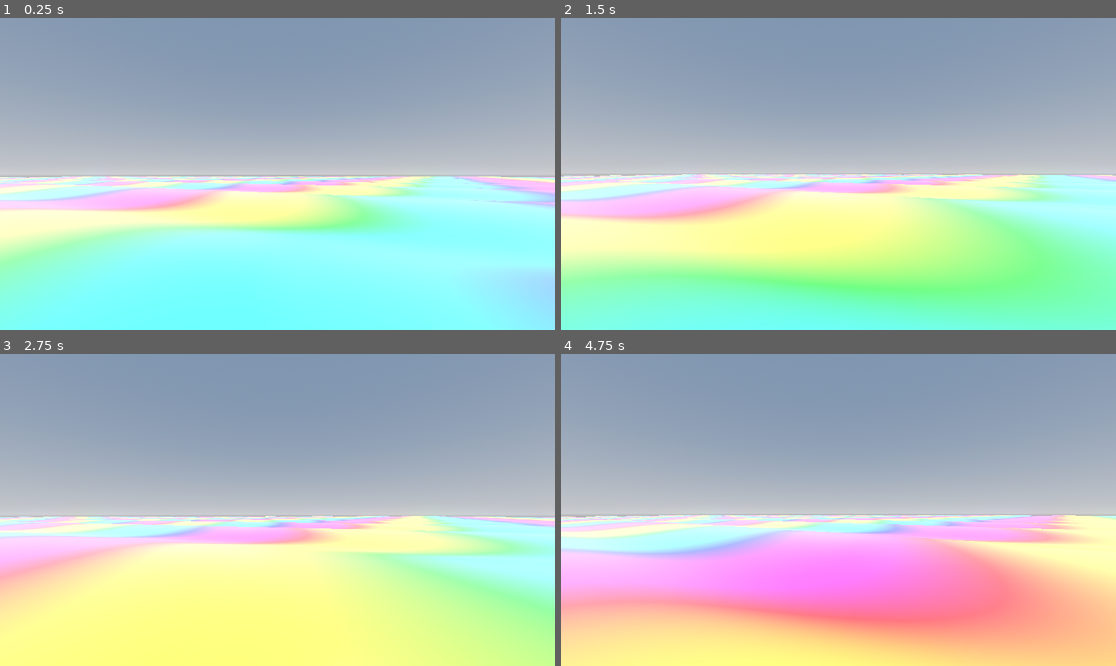
Above: before the commit, frames 1-4 (two rows, left to right).
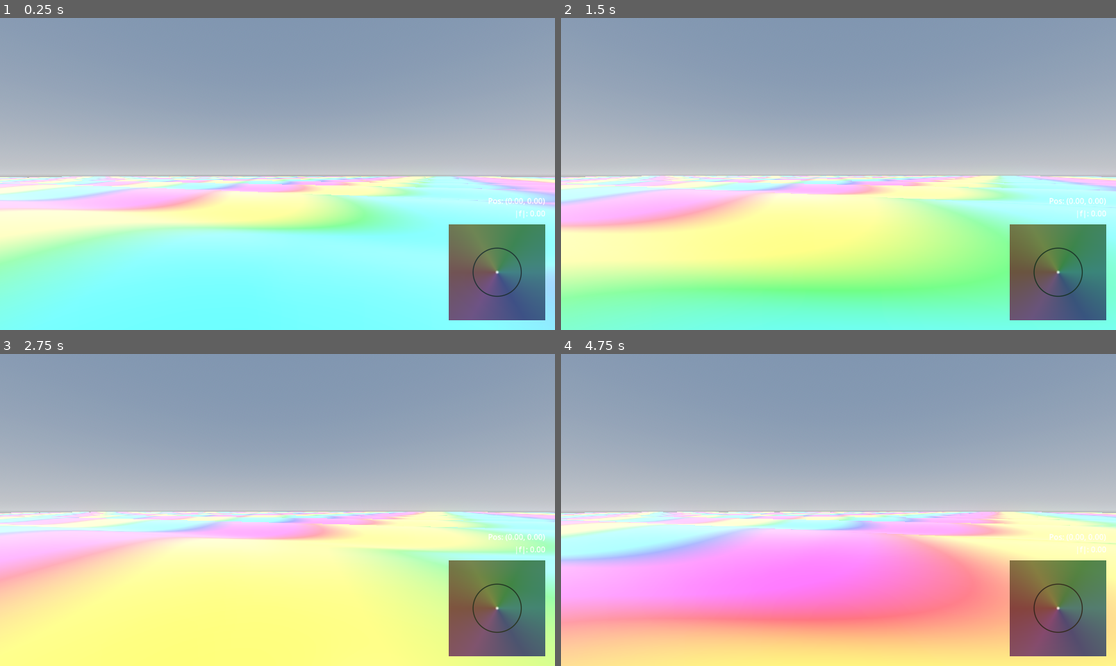
Above: after the commit, the same moments.

Repository: allanino/complex-functions-explorer
Game: Godot game, scene res://scenes/main.tscn
The game is run twice, just before and just after one commit, with the same random seed, the same clock (stepped at 60 frames per second) and the same inputs.
Inputs (mouse positions are in pixels of both pictures, inside the frame that each line leads up to):
- Up to frame 1 (0.25 s): no input
- Up to frame 2 (1.5 s): tap Enter at 0.5 s; move the mouse to (866, 174) at 0.52 s; hold W (move_forward) from 0.53 s (still down); move the mouse to (810, 174) at 1.27 s
- Up to frame 3 (2.75 s): keep holding W (move_forward); move the mouse to (288, 503) at 2.02 s
- Up to frame 4 (4.75 s): keep holding W (move_forward); move the mouse to (832, 516) at 2.77 s; move the mouse to (877, 513) at 3.52 s; move the mouse to (794, 506) at 4.27 s

The runs differ from the first frame. In frame 1, 5.5% of the frame differs, in the area x 80-99%, y 57-97%; in frame 2, 19%; in frame 3, 13%; in frame 4, 25%, in the area x 0-100%, y 50-100%.

Commit message:
Complete Godot exploration project with complex plane HUD
- Added complex plane HUD visualizing phase colors and player position in the field f(x,z).
- HUD includes dynamic rescaling and unit circle reference.
- Integrated HUD into main scene.
- Maintained infinite terrain streaming and surface-snapped movement.
- Verified mathematical consistency across all scripts and shaders.

Co-authored-by: allanino <5325241+allanino@users.noreply.github.com>

Diff:
--- /dev/null
+++ b/scenes/hud.tscn
@@ -0,0 +1,52 @@
+[gd_scene load_steps=5 format=3]
+
+[ext_resource type="Shader" path="res://shaders/hud_complex_plane.gdshader" id="1_shader"]
+[ext_resource type="Script" path="res://scripts/hud.gd" id="2_script"]
+
+[sub_resource type="ShaderMaterial" id="ShaderMaterial_1"]
+shader = ExtResource("1_shader")
+shader_parameter/current_f = Vector2(0, 0)
+shader_parameter/scale = 2.0
+
+[node name="HUD" type="CanvasLayer"]
+
+[node name="Control" type="Control" parent="."]
+layout_mode = 3
+anchors_preset = 15
+anchor_right = 1.0
+anchor_bottom = 1.0
+grow_horizontal = 2
+grow_vertical = 2
+script = ExtResource("2_script")
+
+[node name="ComplexPlane" type="ColorRect" parent="Control"]
+material = SubResource("ShaderMaterial_1")
+layout_mode = 1
+anchors_preset = 3
+anchor_left = 1.0
+anchor_top = 1.0
+anchor_right = 1.0
+anchor_bottom = 1.0
+offset_left = -220.0
+offset_top = -220.0
+offset_right = -20.0
+offset_bottom = -20.0
+grow_horizontal = 0
+grow_vertical = 0
+
+[node name="PosLabel" type="Label" parent="Control"]
+layout_mode = 1
+anchors_preset = 3
+anchor_left = 1.0
+anchor_top = 1.0
+anchor_right = 1.0
+anchor_bottom = 1.0
+offset_left = -220.0
+offset_top = -280.0
+offset_right = -20.0
+offset_bottom = -230.0
+grow_horizontal = 0
+grow_vertical = 0
+text = "Pos: (0.00, 0.00)
+|f|: 0.00"
+horizontal_alignment = 2
--- a/scenes/main.tscn
+++ b/scenes/main.tscn
@@ -1,7 +1,8 @@
-[gd_scene load_steps=7 format=3]
+[gd_scene load_steps=8 format=3]
 
 [ext_resource type="Script" path="res://scripts/world_manager.gd" id="1_world"]
 [ext_resource type="PackedScene" path="res://scenes/player.tscn" id="2_player"]
+[ext_resource type="PackedScene" path="res://scenes/hud.tscn" id="3_hud"]
 
 [sub_resource type="ProceduralSkyMaterial" id="ProceduralSkyMaterial_1"]
 sky_horizon_color = Color(0.64625, 0.65575, 0.67075, 1)
@@ -31,3 +32,10 @@
 [node name="WorldManager" type="Node3D" parent="." node_paths=PackedStringArray("player")]
 script = ExtResource("1_world")
 player = NodePath("../Player")
+
+[node name="HUD" parent="." node_paths=PackedStringArray("player") instance=ExtResource("3_hud")]
+
+[node name="Control" parent="HUD" index="0"]
+player = NodePath("../../Player")
+
+[editable path="HUD"]
--- /dev/null
+++ b/scripts/hud.gd
@@ -0,0 +1,36 @@
+extends Control
+
+@export var player: Node3D
+@onready var complex_rect = $ComplexPlane
+
+var current_scale = 2.0
+
+func _process(_delta):
+	if not player:
+		return
+
+	var x = player.global_position.x
+	var z = player.global_position.z
+
+	# Calculate f(x,z)
+	var theta1 = 0.15 * x + 0.12 * z
+	var theta2 = 0.31 * x - 0.27 * z
+
+	var re = cos(theta1) + 0.5 * cos(theta2)
+	var im = sin(theta1) + 0.5 * sin(theta2)
+
+	var f = Vector2(re, im)
+	var mag = f.length()
+
+	# Rescale if needed
+	if mag > current_scale * 0.8:
+		current_scale = mag / 0.8
+	elif mag < current_scale * 0.2 and current_scale > 2.0:
+		current_scale = max(2.0, mag / 0.2)
+
+	# Update shader uniforms
+	var material = complex_rect.material as ShaderMaterial
+	material.set_shader_parameter("current_f", f)
+	material.set_shader_parameter("scale", current_scale)
+
+	$PosLabel.text = "Pos: (%.2f, %.2f)\n|f|: %.2f" % [x, z, mag]
--- /dev/null
+++ b/shaders/hud_complex_plane.gdshader
@@ -0,0 +1,36 @@
+shader_type canvas_item;
+
+uniform vec2 current_f; // Current value of f(x,z)
+uniform float scale = 2.0; // Current scale of the complex plane view
+
+// Helper function to convert HSV to RGB
+vec3 hsv2rgb(vec3 c) {
+    vec4 K = vec4(1.0, 2.0 / 3.0, 1.0 / 3.0, 3.0);
+    vec3 p = abs(fract(c.xxx + K.xyz) * 6.0 - K.www);
+    return c.z * mix(K.xxx, clamp(p - K.xxx, 0.0, 1.0), c.y);
+}
+
+void fragment() {
+    // Map UV to complex plane [-scale, scale]
+    vec2 z = (UV - 0.5) * 2.0 * scale;
+
+    // Calculate phase and magnitude
+    float phase = atan(z.y, z.x);
+    float mag = length(z);
+
+    // Background color based on phase
+    float hue = (phase + PI) / (2.0 * PI);
+    vec3 color = hsv2rgb(vec3(hue, 0.6, 0.4)); // Darker background
+
+    // Draw unit circle
+    float unit_circle = abs(mag - 1.0);
+    float circle_mask = smoothstep(0.02 * scale, 0.0, unit_circle);
+    color = mix(color, vec3(0.0), circle_mask);
+
+    // Draw current f(x,z) position
+    float dist_to_f = length(z - current_f);
+    float f_mask = smoothstep(0.05 * scale, 0.0, dist_to_f);
+    color = mix(color, vec3(1.0), f_mask);
+
+    COLOR = vec4(color, 0.8);
+}
